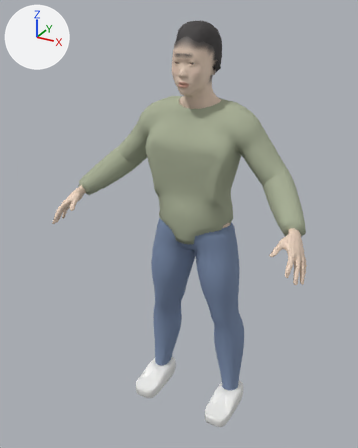
The glTF model assets/people/prof_yuru.glb, before and after one commit.
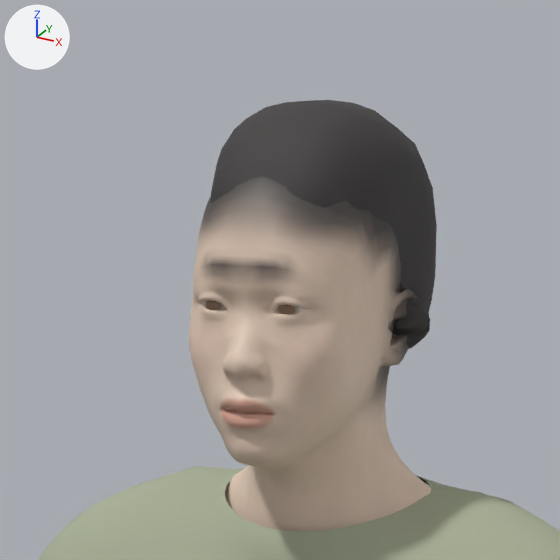
Old and new are each drawn whole from a 50 mm lens placed at (0.866, -1.745, 1.739), pointed at (-0.039, -0.099, 0.916) and again close up on the part from 37% to 69% of the width and 0% to 26% of the height. Lighting does not change. The marker at upper left points along +X, +Y and +Z. The older version's two pictures come first. Vertices at exactly the same position are counted once.

In view in the first close-up: 'Body', 'Hair', 'Top'.
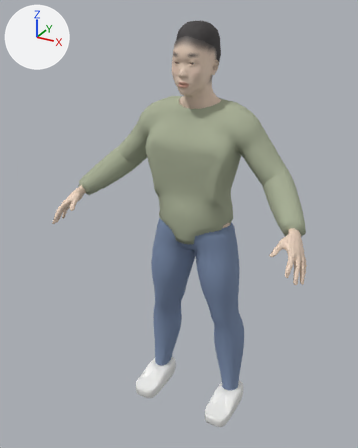
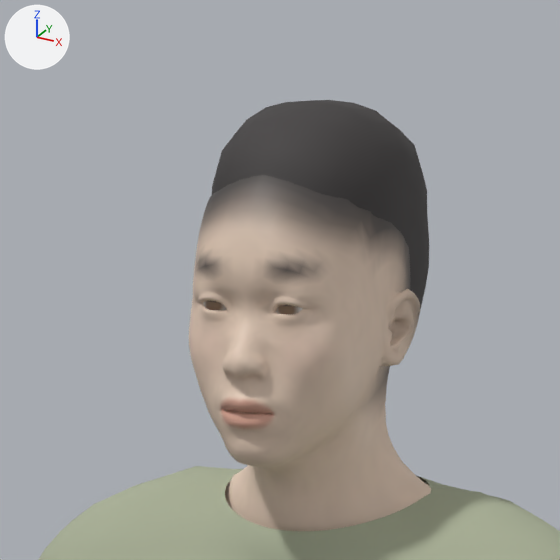
Edits to the scene script, one JSON object a line:
```json
{"block": "me_body", "where": "me_body.from_pydata(...)  # 8873 vertices, 17350 faces; spans x -0.54..0.54, y -0.35..0.1, z 0.06..1.67"}
{"block": "me_body", "where": "# used by ob_body; location = (0.0, 0.0, 0.0)"}
{"block": "me_body", "change": "me_body part 1: 856 faces centred in x -0.08..0.08, y -0.14..-0.01, z 1.46..1.61 are repainted in the vertex colours; the middle colour goes from beige #e0c9b6 to beige #e7cfbb"}
{"block": "me_body", "change": "me_body part 2: 967 faces centred in x -0.09..0.09, y -0.13..0.01, z 1.5..1.65 are repainted in the vertex colours; the middle colour goes from dark grey #504a47 to beige #c9b4a3"}
{"block": "me_body", "change": "me_body part 3: 734 faces centred in x -0.08..0.08, y -0.14..0.01, z 1.48..1.62 are repainted in the vertex colours; the middle colour goes from brown #928378 to beige #e1c9b6"}
{"block": "me_hair", "where": "# used by ob_hair; location = (0.0, 0.0, 0.0)"}
{"op": "remove", "block": "me_hair", "code": "me_hair.from_pydata(...)  # 584 vertices, 1024 faces; spans x -0.096..0.096, y -0.12..0.076, z 1.501..1.691"}
{"op": "add", "block": "me_hair", "code": "me_hair.from_pydata(...)  # 268 vertices, 468 faces; spans x -0.071..0.071, y -0.117..0.076, z 1.501..1.691"}
{"block": "me_hair", "change": "me_hair part 4: 34 vertices moved from x 0.038..0.078, y -0.057..0.055, z 1.506..1.647 to x 0.038..0.071, y -0.056..0.054, z 1.507..1.645; 168 vertices removed from x 0.051..0.096, y -0.046..0.007, z 1.507..1.599; 14 vertices added at x 0.05..0.069, y -0.035..0.004, z 1.51..1.601"}
{"block": "me_hair", "change": "me_hair part 5: 27 vertices moved from x -0.061..0.061, y -0.119..-0.05, z 1.617..1.679 to x -0.06..0.06, y -0.117..-0.049, z 1.618..1.678; 16 vertices removed from x -0.052..0.052, y -0.12..-0.101, z 1.619..1.635; 8 vertices added at x -0.049..0.049, y -0.115..-0.1, z 1.624..1.635"}
{"block": "me_hair", "change": "other edits to the shape of me_hair do not show in these pictures"}
```

Boxes (x1, y1, x2, y2) around the edits, measured in the close-ups (560 x 560 px; the box of a moved part takes in the faces that stretch with it):
```json
{"object": "Hair", "change": "reshaped", "before": [210, 100, 437, 349], "after": [212, 100, 429, 309]}
{"part": 1, "of": "me_body", "change": "edited", "before": [191, 230, 398, 431], "after": [191, 230, 398, 431], "on screen": "looks the same"}
{"part": 2, "of": "me_body", "change": "recoloured", "before": [201, 177, 417, 386], "after": [201, 177, 417, 386]}
{"part": 3, "of": "me_body", "change": "recoloured", "before": [200, 210, 410, 391], "after": [200, 210, 410, 391]}
{"part": 4, "of": "me_hair", "change": "cut back", "before": [378, 144, 437, 349], "after": [379, 145, 429, 309]}
{"part": 5, "of": "me_hair", "change": "moved or reshaped", "before": [210, 103, 405, 210], "after": [212, 102, 404, 209]}
```
